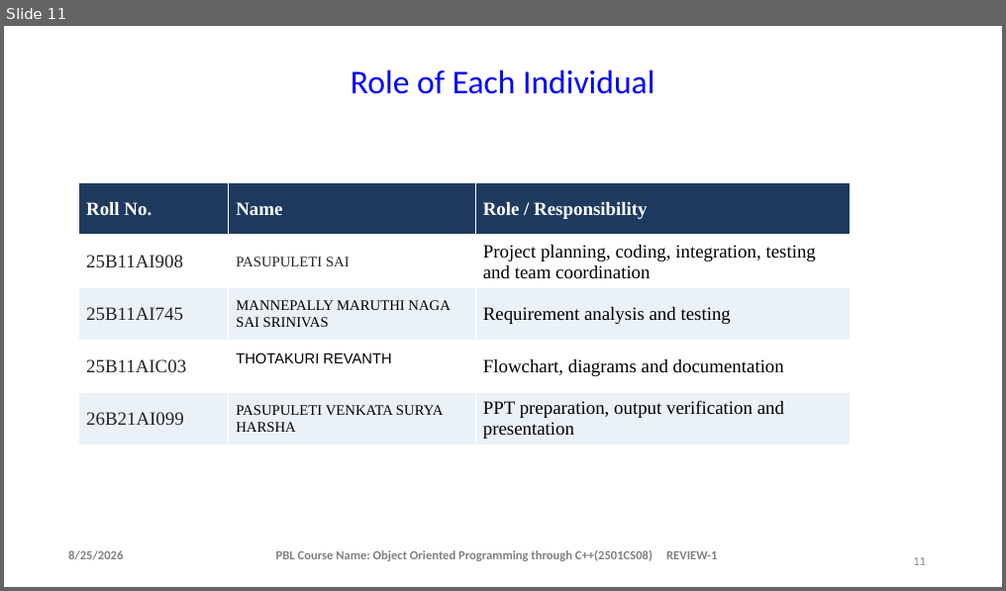
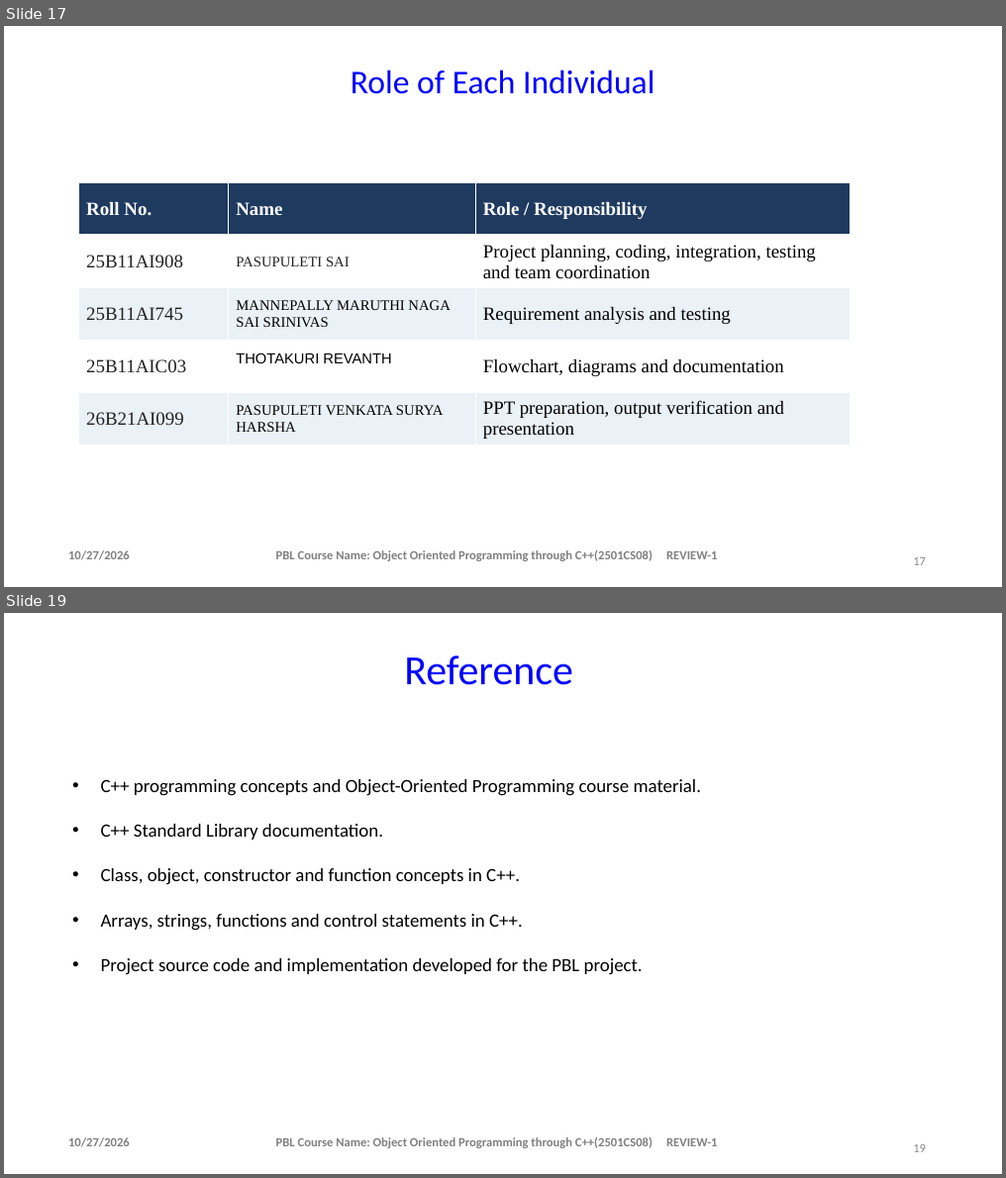
Before and after one commit to saipasupuleti314-oss/c-, a slide deck: student result system ppt.pptx. Shown one above the other, each under a label of ours: slide 11 before the commit, slides 17 and 19 after it; the slides between them are not shown. The pictures are 1006x591 and 1006x1178 pixels, drawn with LibreOffice and Linux fonts; fonts in the diff are those of the drawing; background and template pictures are left out. Boxes give left, top, right and bottom in pixels: in the first picture for what was removed or moved away, otherwise in the second. Text is boxed around its words. In the diff, an @@ line names an element or a change of style, - is before the commit and + after.

```diff
--- a/student result system ppt.pptx
+++ b/student result system ppt.pptx
@@ slide 19 added at box(4, 613, 1002, 1174), background #FFFFFF @@
@@ text added at box(404, 656, 573, 685), 40 pt, text #0000FF @@
+Reference
@@ text added at box(101, 779, 702, 975), 18 pt, text #000000 @@
+• C++ programming concepts and Object-Oriented Programming course material.
+• C++ Standard Library documentation.
+• Class, object, constructor and function concepts in C++.
+• Arrays, strings, functions and control statements in C++.
+• Project source code and implementation developed for the PBL project.
@@ text added at box(68, 1138, 130, 1148), 12 pt, text #808080, bold @@
+10/27/2026
@@ text added at box(276, 1138, 717, 1149), 12 pt, text #808080, bold @@
+PBL Course Name: Object Oriented Programming through C++(2501CS08) REVIEW-1
@@ page number added at box(913, 1145, 926, 1153), 12 pt, text #8C8C8C @@
+19
@@ what was slide 11 is now slide 17 @@
@@ slide 17 changed as well @@
@@ text at box(68, 551, 130, 561): text changed @@
-8/25/2026
+10/27/2026
@@ page number at box(913, 558, 926, 566): text changed @@
-11
+17
```
Also in this commit, not shown: 10 other slides changed, 8 other slides added, 1 slide removed.
